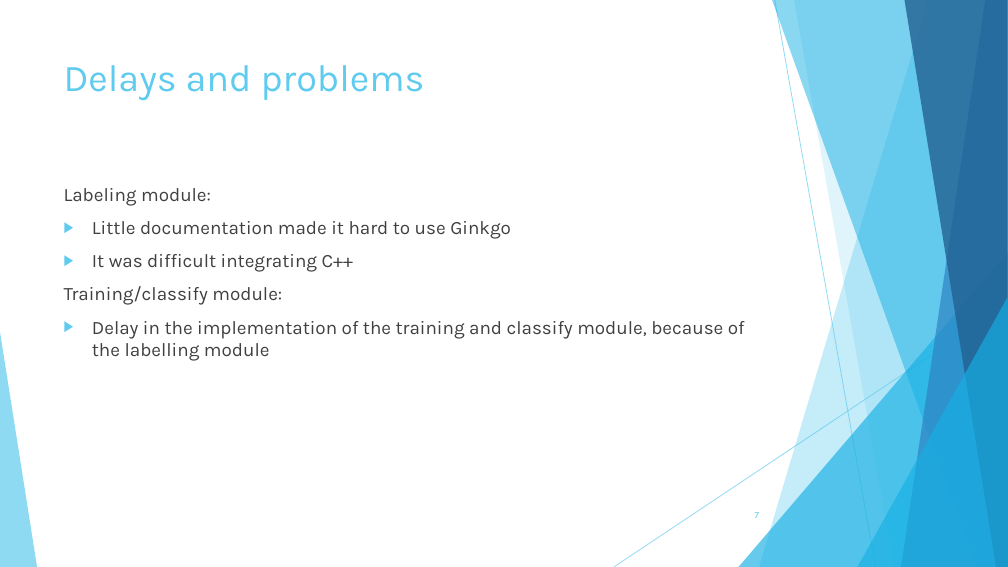
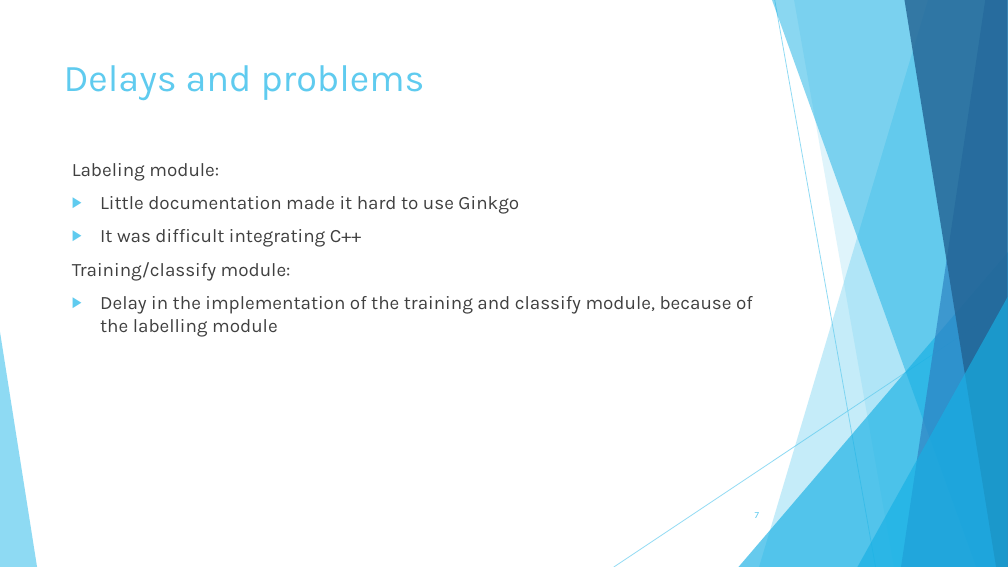
Before and after one commit to TheSlimvReal/PSE---LA-meets-ML, a slide deck: slide 7 of Implementation Sheet/Impl_sheet_presentation.pptx. Drawn at 1008x567 pixels with LibreOffice and Linux fonts; fonts in the diff are those of the drawing. Boxes give left, top, right and bottom in pixels: in the first picture for what was removed or moved away, otherwise in the second. Text is boxed around its words. In the diff, an @@ line names an element or a change of style, - is before the commit and + after.

Commit message:
small pres changes

```diff
--- a/Implementation Sheet/Impl_sheet_presentation.pptx
+++ b/Implementation Sheet/Impl_sheet_presentation.pptx
@@ text "Labeling module:": place and size @@
-text "Labeling module:" at <box>64,188,745,361</box>
+text "Labeling module:" at <box>72,163,753,337</box>
```
